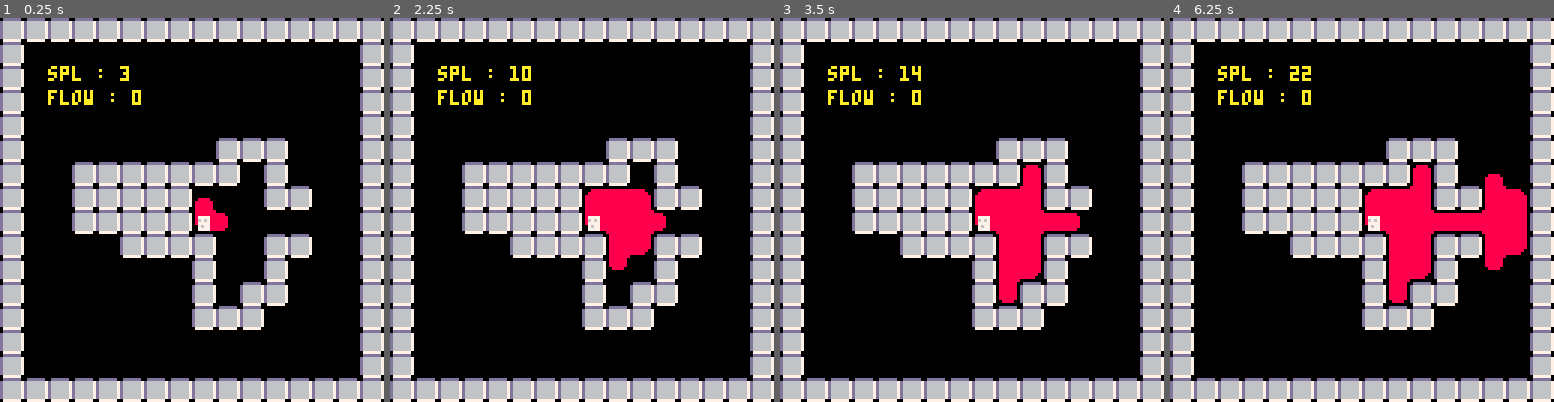
Above: before the commit, frames 1-4 (left to right).
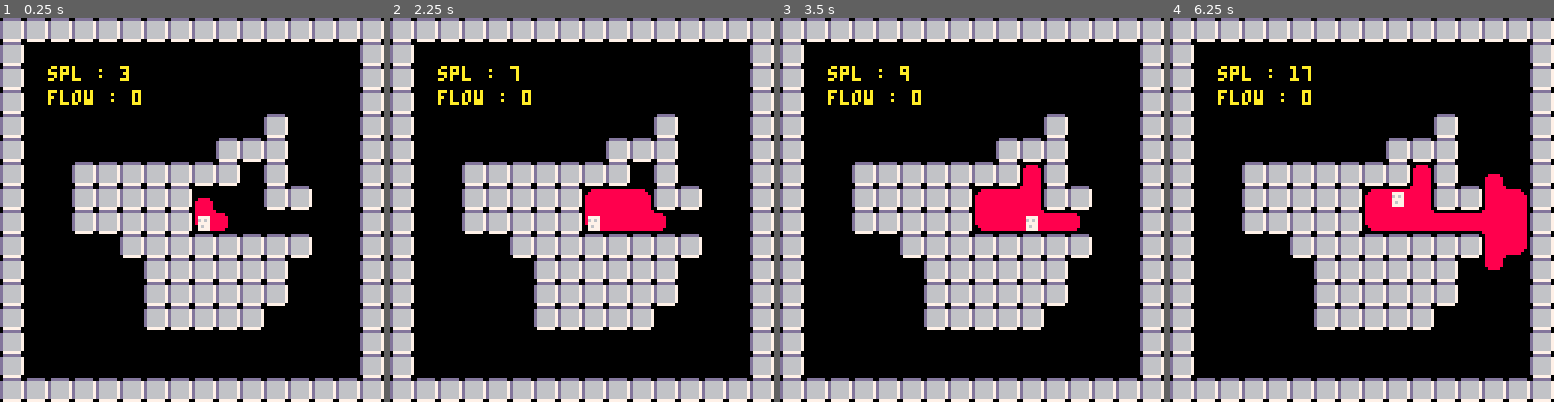
Above: after the commit, the same moments.

Repository: NylePudding/PIcoPaintSplat
Game: PICO-8 cartridge splat.p8
Two runs of this game, one before a commit and one after it. Both use one fixed random seed, a clock stepped at 60 frames per second and the inputs below.
Inputs:
- Up to frame 1 (0.25 s): no input
- Up to frame 2 (2.25 s): hold Left from 1.97 s (still down)
- Up to frame 3 (3.5 s): release Left at 2.37 s; hold Down 2.42-2.82 s; hold Right from 2.87 s (still down)
- Up to frame 4 (6.25 s): release Right at 3.53 s; hold Up 3.58-4.08 s; hold Right 4.13-4.53 s; hold Down 4.58-5.08 s; hold Left 5.13-5.8 s; hold Up 5.85-6.18 s; hold Left from 6.23 s (still down)

The runs differ from the first frame. In frame 1, 4.4% of the frame differs, in the area x 37-75%, y 25-82%; in frame 2, 4.6%; in frame 3, 4.9%, in the area x 31-75%, y 12-82%; in frame 4, 4.9%.

Commit message:
Insert fixed paint distrubtion problem

Diff:
--- a/splat.p8
+++ b/splat.p8
@@ -2,13 +2,14 @@
 version 16
 __lua__
 splats={}
+t_flow = 24
 player={}
 
 debug=true
 
 function _init()
 
-	add_splat(64,64,8,8,32)
+	add_splat(64,64,8,8,4)
 	player.x = 64
 	player.y = 64
 
@@ -21,6 +22,8 @@
 		flow()
 		distribute_flow()
 	end
+
+	player_movement()
 
 end
 
@@ -252,7 +255,10 @@
 
  	splats[#splats+1] = s
  	splat(s)
-	end
+ 	t_flow-=1
+	end
+
+
 
 end
 
@@ -284,33 +290,30 @@
 
 		local spl = splats[i]
 
-		if spl.f > 0 then
-
-			local new_f = 1
-			 //3 + count_walls(spl.x,spl.y)
+		if t_flow > 0 then
 
   	if is_wall(spl.x,spl.y+8)
   	==false then
   		add_splat(spl.x,spl.y+spl.s,
-					spl.s,spl.c,spl.f-new_f)
+					spl.s,spl.c,spl.f-1)
   	end
   	if is_wall(spl.x,spl.y-8)
   	==false then
   		add_splat(spl.x,spl.y-spl.s,
-					spl.s,spl.c,spl.f-new_f)
+					spl.s,spl.c,spl.f-1)
   	end
   	if is_wall(spl.x-8,spl.y)
   	==false then
   		add_splat(spl.x-spl.s,spl.y,
-					spl.s,spl.c,spl.f-new_f)
+					spl.s,spl.c,spl.f-1)
   	end
   	if is_wall(spl.x+8,spl.y)
   	==false then
   		add_splat(spl.x+spl.s,spl.y,
-					spl.s,spl.c,spl.f-new_f)
+					spl.s,spl.c,spl.f-1)
   	end
 
-				spl.f = spl.f - new_f
+				spl.f = spl.f - 1
 
 		end
 	end
@@ -325,7 +328,8 @@
 
 	local flow = drain_flow()
 
-	local new_f = ceil(flow/ #ed_spl)
+	local new_f
+		= flr(flow / #ed_spl)
 
 	for i=1,#ed_spl do
 		local spl = ed_spl[i]
@@ -364,7 +368,9 @@
 	for i=1,#splats do
 		local spl=splats[i]
 
-		f += spl.f
+		if spl.f>0 then
+			f += spl.f
+		end
 
 		spl.f = 0
 
@@ -474,6 +480,32 @@
 
 function draw_player()
 	spr(25, player.x,player.y)
+end
+
+function player_movement()
+
+	if btnp(0) then
+		try_move(player.x-8,player.y)
+	end
+	if btnp(1) then
+		try_move(player.x+8,player.y)
+	end
+	if btnp(2) then
+		try_move(player.x,player.y-8)
+	end
+	if btnp(3) then
+		try_move(player.x,player.y+8)
+	end
+
+end
+
+function try_move(x,y)
+
+	if is_wall(x,y)==false then
+		player.x=x
+		player.y=y
+	end
+
 end
 
 -->8
@@ -531,15 +563,15 @@
 073f3f3f3f3f3f3f3f3f3f3f3f3f3f0700000000000000000000000000000000000000000000000000000000000000000000000000000000000000000000000000000000000000000000000000000000000000000000000000000000000000000000000000000000000000000000000000000000000000000000000000000000
 073f3f3f3f3f3f3f3f3f3f3f3f3f3f0700000000000000000000000000000000000000000000000000000000000000000000000000000000000000000000000000000000000000000000000000000000000000000000000000000000000000000000000000000000000000000000000000000000000000000000000000000000
 073f3f3f3f3f3f3f3f3f3f3f3f3f3f0700000000000000000000000000000000000000000000000000000000000000000000000000000000000000000000000000000000000000000000000000000000000000000000000000000000000000000000000000000000000000000000000000000000000000000000000000000000
-0708153f3f3f3f3f3f3f3f3f3f3f3f0700000000000000000000000000000000000000000000000000000000000000000000000000000000000000000000000000000000000000000000000000000000000000000000000000000000000000000000000000000000000000000000000000000000000000000000000000000000
+0708153f3f3f3f3f3f3f3f073f3f3f0700000000000000000000000000000000000000000000000000000000000000000000000000000000000000000000000000000000000000000000000000000000000000000000000000000000000000000000000000000000000000000000000000000000000000000000000000000000
 0708153f3f3f3f3f3f0707073f083f0700000000000000000000000000000000000000000000000000000000000000000000000000000000000000000000000000000000000000000000000000000000000000000000000000000000000000000000000000000000000000000000000000000000000000000000000000000000
-07083f070707070707073f073f083f0700000000000000000000000000000000000000000000000000000000000000000000000000000000000000000000000000000000000000000000000000000000000000000000000000000000000000000000000000000000000000000000000000000000000000000000000000000000
-073f3f07070707073f3f3f07073f3f0700000000000000000000000000000000000000000000000000000000000000000000000000000000000000000000000000000000000000000000000000000000000000000000000000000000000000000000000000000000000000000000000000000000000000000000000000000000
+07083f0707070707070700073f083f0700000000000000000000000000000000000000000000000000000000000000000000000000000000000000000000000000000000000000000000000000000000000000000000000000000000000000000000000000000000000000000000000000000000000000000000000000000000
+073f3f070707070700000007073f3f0700000000000000000000000000000000000000000000000000000000000000000000000000000000000000000000000000000000000000000000000000000000000000000000000000000000000000000000000000000000000000000000000000000000000000000000000000000000
 073f3f07070707073f3f3f3f003f3f0700000000000000000000000000000000000000000000000000000000000000000000000000000000000000000000000000000000000000000000000000000000000000000000000000000000000000000000000000000000000000000000000000000000000000000000000000000000
-07083f3f3f070707073f3f07073f3f0700000000000000000000000000000000000000000000000000000000000000000000000000000000000000000000000000000000000000000000000000000000000000000000000000000000000000000000000000000000000000000000000000000000000000000000000000000000
-073f3f3f3f17171707173f07003f3f0700000000000000000000000000000000000000000000000000000000000000000000000000000000000000000000000000000000000000000000000000000000000000000000000000000000000000000000000000000000000000000000000000000000000000000000000000000000
-073f3f3f3f3f3f3f073f0707003f3f0700000000000000000000000000000000000000000000000000000000000000000000000000000000000000000000000000000000000000000000000000000000000000000000000000000000000000000000000000000000000000000000000000000000000000000000000000000000
-073f3f3f3f3f3f3f0707073f3f3f3f0700000000000000000000000000000000000000000000000000000000000000000000000000000000000000000000000000000000000000000000000000000000000000000000000000000000000000000000000000000000000000000000000000000000000000000000000000000000
+07083f3f3f07070707070707073f3f0700000000000000000000000000000000000000000000000000000000000000000000000000000000000000000000000000000000000000000000000000000000000000000000000000000000000000000000000000000000000000000000000000000000000000000000000000000000
+073f3f3f3f17070707070707003f3f0700000000000000000000000000000000000000000000000000000000000000000000000000000000000000000000000000000000000000000000000000000000000000000000000000000000000000000000000000000000000000000000000000000000000000000000000000000000
+073f3f3f3f3f070707070707003f3f0700000000000000000000000000000000000000000000000000000000000000000000000000000000000000000000000000000000000000000000000000000000000000000000000000000000000000000000000000000000000000000000000000000000000000000000000000000000
+073f3f3f3f3f07070707073f3f3f3f0700000000000000000000000000000000000000000000000000000000000000000000000000000000000000000000000000000000000000000000000000000000000000000000000000000000000000000000000000000000000000000000000000000000000000000000000000000000
 073f3f3f3f3f3f3f3f3f3f3f3f3f3f0700000000000000000000000000000000000000000000000000000000000000000000000000000000000000000000000000000000000000000000000000000000000000000000000000000000000000000000000000000000000000000000000000000000000000000000000000000000
 073f3f3f3f3f3f3f3f3f3f3f3f3f3f0700000000000000000000000000000000000000000000000000000000000000000000000000000000000000000000000000000000000000000000000000000000000000000000000000000000000000000000000000000000000000000000000000000000000000000000000000000000
 0707070707070707070707070707070700000000000000000000000000000000000000000000000000000000000000000000000000000000000000000000000000000000000000000000000000000000000000000000000000000000000000000000000000000000000000000000000000000000000000000000000000000000
